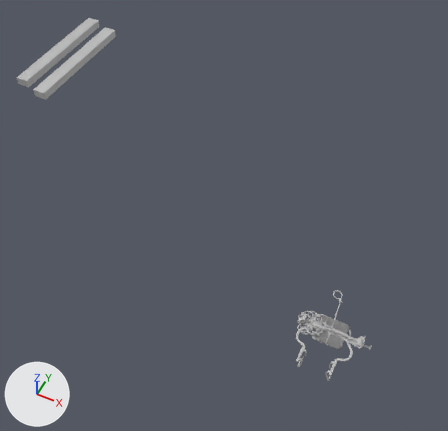
The FBX model Assets/app/models/Staging_UnityModel.fbx as it was, and as the next commit left it.
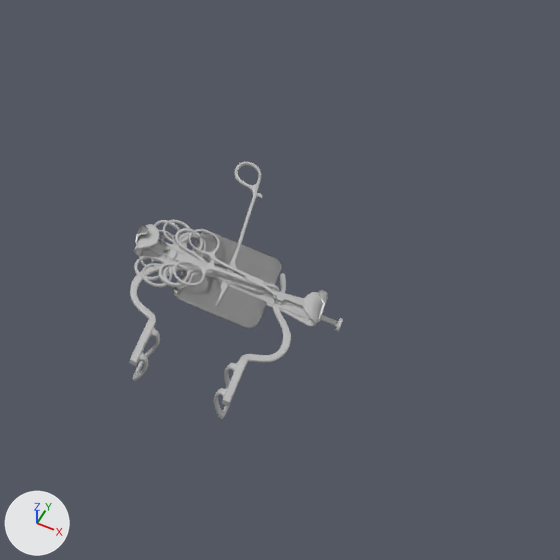
Old and new are each drawn whole from a 50 mm camera at (0.148, -0.983, 1.559) aimed at (-0.268, -0.149, 0.517) and again close up on the part from 56% to 100% of the width and 54% to 100% of the height. The lights are fixed; the arrows at lower left show +X, +Y and +Z. Where no turn or scale is listed for an object, it has been applied to the vertices.

Names of what the first close-up shows: 'BabyBalfourSelfRetainingRetractors_Rig_v0_0001_Geo_Sliding_LateralBlade_01', 'BabyBalfourSelfRetainingRetractors_Rig_v0_0001_Geo_Static_LateralBlade_01', 'Crile_HemostaticForceps_Rig_Geo_CriHem__l_Crv_Arm_01', 'Crile_HemostaticForceps_Rig_Geo_CriHem__r_Crv_Arm_01', 'GauzeStack_Rig_v0_001_Geo__GauzeA__Gauze_01', 'GauzeStack_Rig_v0_001_Geo__GauzeC__Gauze_01', 'Mayo_NeedleDriver_Rig_Geo_MayoND__r_arm_01', 'Olsen_Hegar_NeedleDrivers_Geo_OlHeND__l_Arm_01', 'Olsen_Hegar_NeedleDrivers_Geo_OlHeND__r_Arm_01', 'Parker_Handheld_Retractor_Geo_PaHaRe__Body_01', 'Rochester_Carmalt_HemostaticForceps_Geo_RoCaHe__l_Str_Arm_01', 'Rochester_Carmalt_HemostaticForceps_Geo_RoCaHe__r_Str_Arm_01'.
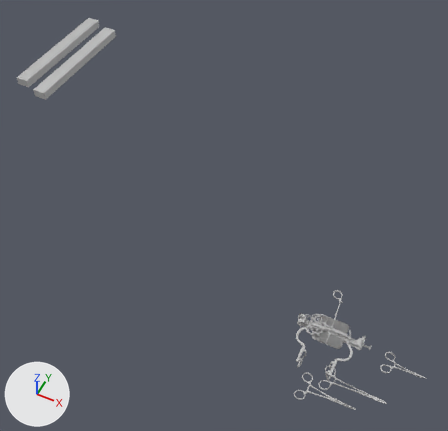
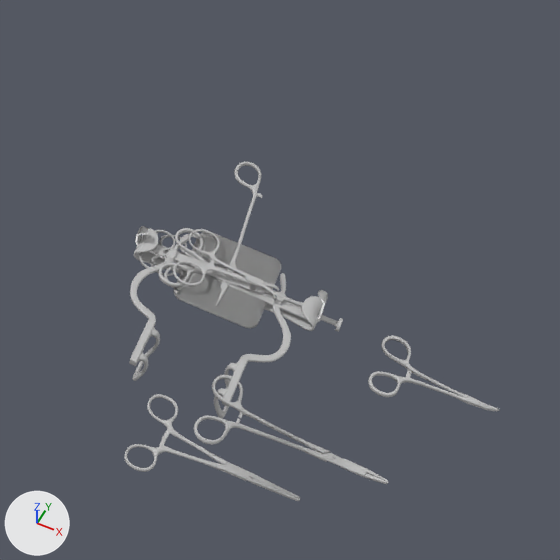
What the commit changed:
Object 'Olsen_Hegar_NeedleDrivers_Geo_OlHeND__l_Arm_01' (ob_olsen_hegar_needledrivers_geo_olhend__l_arm_01) moves from (-0.1183, 0.1407, -0.0009) to (0.0, 0.0, 0.0).
Object 'Olsen_Hegar_NeedleDrivers_Geo_OlHeND__r_Arm_01' (ob_olsen_hegar_needledrivers_geo_olhend__r_arm_01) moves from (-0.1183, 0.1407, -0.0009) to (0.0, 0.0, 0.0).
Object 'Crile_HemostaticForceps_Rig_Geo_CriHem__r_Crv_Arm_01' (ob_crile_hemostaticforceps_rig_geo_crihem__r_crv_arm_01) moves from (-0.2235, 0.0143, 0.0135) to (0.0, 0.0, 0.0).
Object 'Rochester_Carmalt_HemostaticForceps_Geo_RoCaHe__r_Str_Arm_01' (ob_rochester_carmalt_hemostaticforceps_geo_rocahe__r_str_arm_01) moves from (-0.0576, 0.1817, 0.0215) to (0.0, 0.0, 0.0).
Object 'Crile_HemostaticForceps_Rig_Geo_CriHem__l_Crv_Arm_01' (ob_crile_hemostaticforceps_rig_geo_crihem__l_crv_arm_01) moves from (-0.2235, 0.0143, 0.0135) to (0.0, 0.0, 0.0).
Object 'Parker_Handheld_Retractor_Geo_PaHaRe__Body_01' (ob_parker_handheld_retractor_geo_pahare__body_01) moves from (0.0, 0.0, 0.0079) to (0.0, 0.0, 0.0).
Object 'Rochester_Carmalt_HemostaticForceps_Geo_RoCaHe__l_Str_Arm_01' (ob_rochester_carmalt_hemostaticforceps_geo_rocahe__l_str_arm_01) moves from (-0.0576, 0.1817, 0.0215) to (0.0, 0.0, 0.0).

What differs and where, as boxes [x1, y1, x2, y2] in the close-ups (560 x 560 px):
'Parker_Handheld_Retractor_Geo_PaHaRe__Body_01', moved: before [134, 224, 323, 327]; after [134, 228, 323, 331]
'Olsen_Hegar_NeedleDrivers_Geo_OlHeND__l_Arm_01', moved: before [134, 255, 302, 307]; after [194, 415, 388, 482]
'Rochester_Carmalt_HemostaticForceps_Geo_RoCaHe__r_Str_Arm_01', moved: before [142, 263, 182, 288]; after [124, 436, 300, 499]
'Olsen_Hegar_NeedleDrivers_Geo_OlHeND__r_Arm_01', moved: before [154, 220, 305, 312]; after [212, 375, 388, 484]
'Rochester_Carmalt_HemostaticForceps_Geo_RoCaHe__l_Str_Arm_01', moved: before [163, 220, 191, 254]; after [147, 394, 300, 501]
'Crile_HemostaticForceps_Rig_Geo_CriHem__r_Crv_Arm_01', moved: before [163, 266, 215, 288]; after [368, 371, 500, 411]
'Crile_HemostaticForceps_Rig_Geo_CriHem__l_Crv_Arm_01', moved: before [179, 232, 286, 301]; after [381, 335, 499, 411]
'GauzeStack_Rig_v0_001_Geo__GauzeD__Gauze_01', unchanged, uncovered by the edit: after [173, 232, 281, 328]
'GauzeStack_Rig_v0_001_Geo__GauzeA__Gauze_01', unchanged, covered by the edit: before [173, 232, 281, 328]
